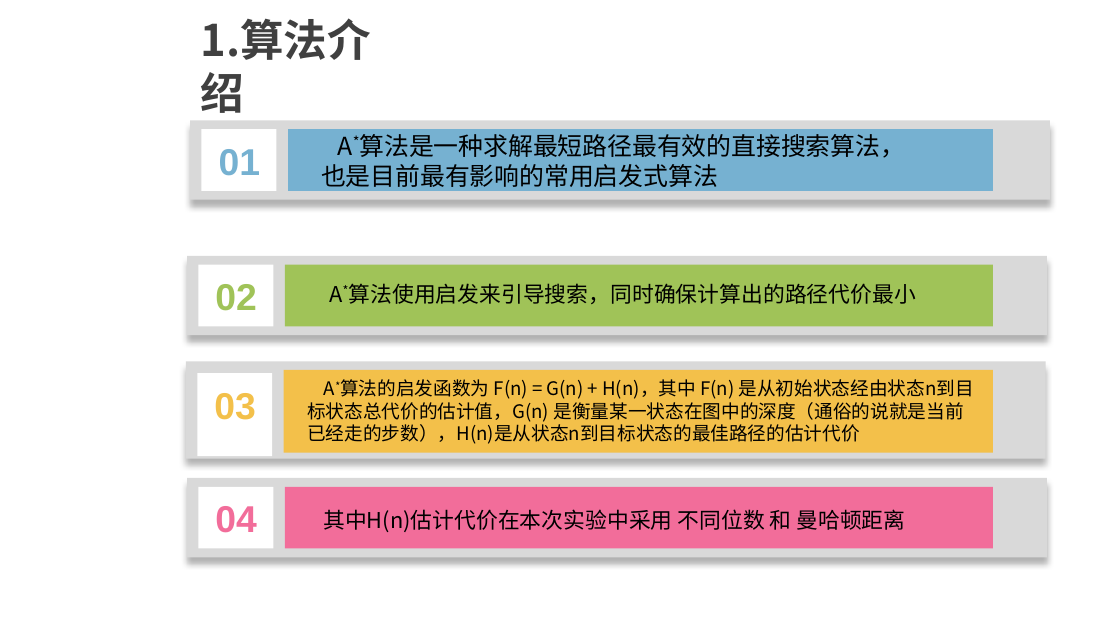
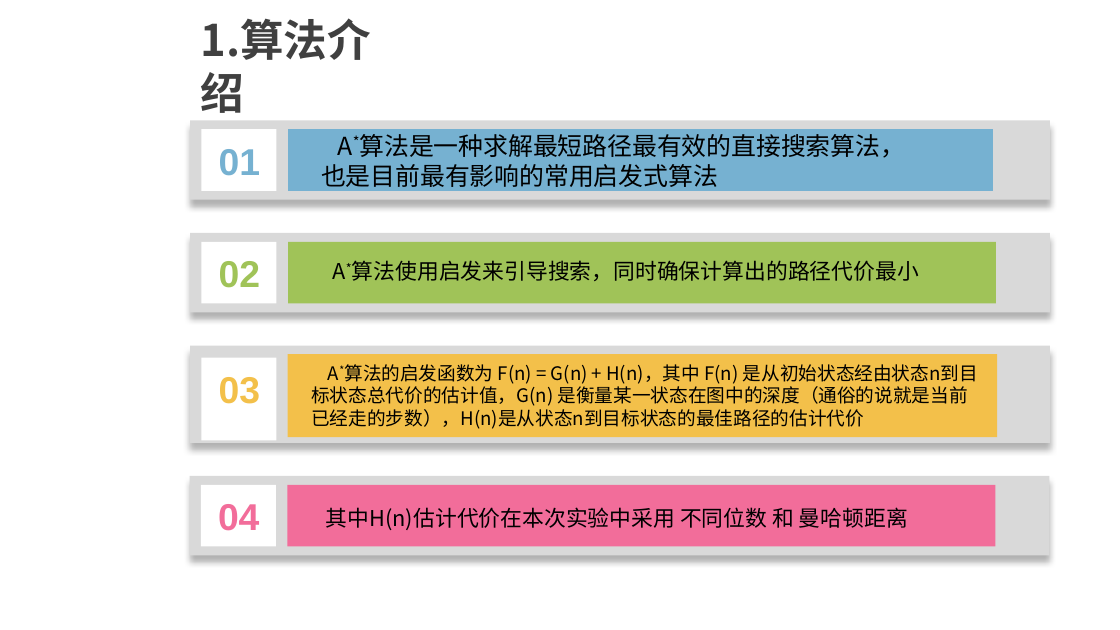
Before and after one commit to Anchovy0901/introduction-to-AI, a slide deck: slide 2 of 小组作业/doc/人工智能_G3_Astar算法讲解.pptx. Drawn at 1120x630 pixels with LibreOffice and Linux fonts; fonts in the diff are those of the drawing; background and template pictures are left out. Boxes give left, top, right and bottom in pixels: in the first picture for what was removed or moved away, otherwise in the second. Text is boxed around its words. In the diff, an @@ line names an element or a change of style, - is before the commit and + after.

```diff
--- a/小组作业/doc/人工智能_G3_Astar算法讲解.pptx
+++ b/小组作业/doc/人工智能_G3_Astar算法讲解.pptx
@@ 3 rectangles: place and size @@
-3 rectangles at [187, 255, 1047, 335]
+3 rectangles at [190, 233, 1051, 312]
@@ text "02": place and size @@
-text "02" at [215, 284, 256, 311]
+text "02" at [219, 261, 260, 288]
@@ text "A*算法使用启发来引导搜索，同时确保计算出的路径代价最小": place and size @@
-text "A*算法使用启发来引导搜索，同时确保计算出的路径代价最小" at [329, 283, 916, 304]
+text "A*算法使用启发来引导搜索，同时确保计算出的路径代价最小" at [333, 260, 919, 281]
@@ 3 rectangles, 2 texts: place and size @@
-3 rectangles, 2 texts at [186, 362, 1046, 459]
+3 rectangles, 2 texts at [190, 346, 1051, 444]
@@ rectangle: place and size @@
-rectangle at [284, 487, 992, 549]
+rectangle at [288, 485, 996, 547]
```
Also in this commit, not shown: 6 other slides changed, 3 slides added, 2 slides removed.
